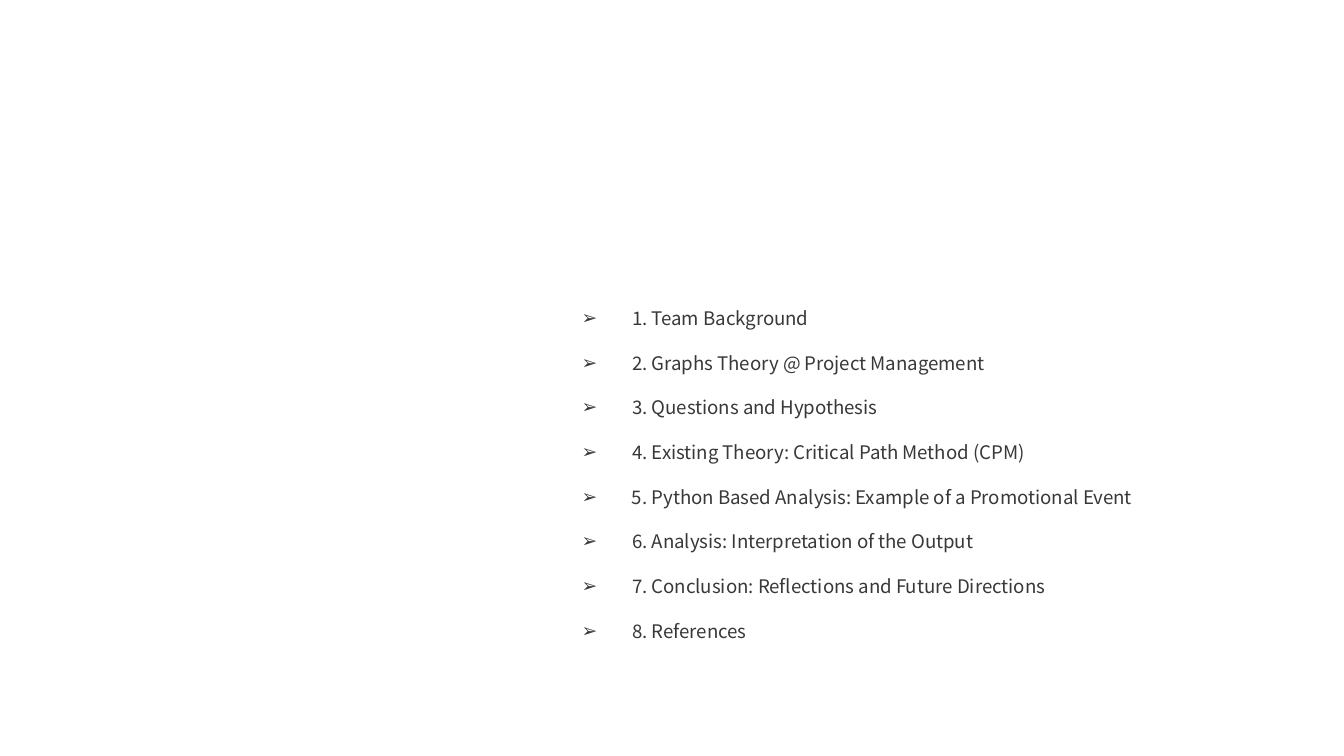
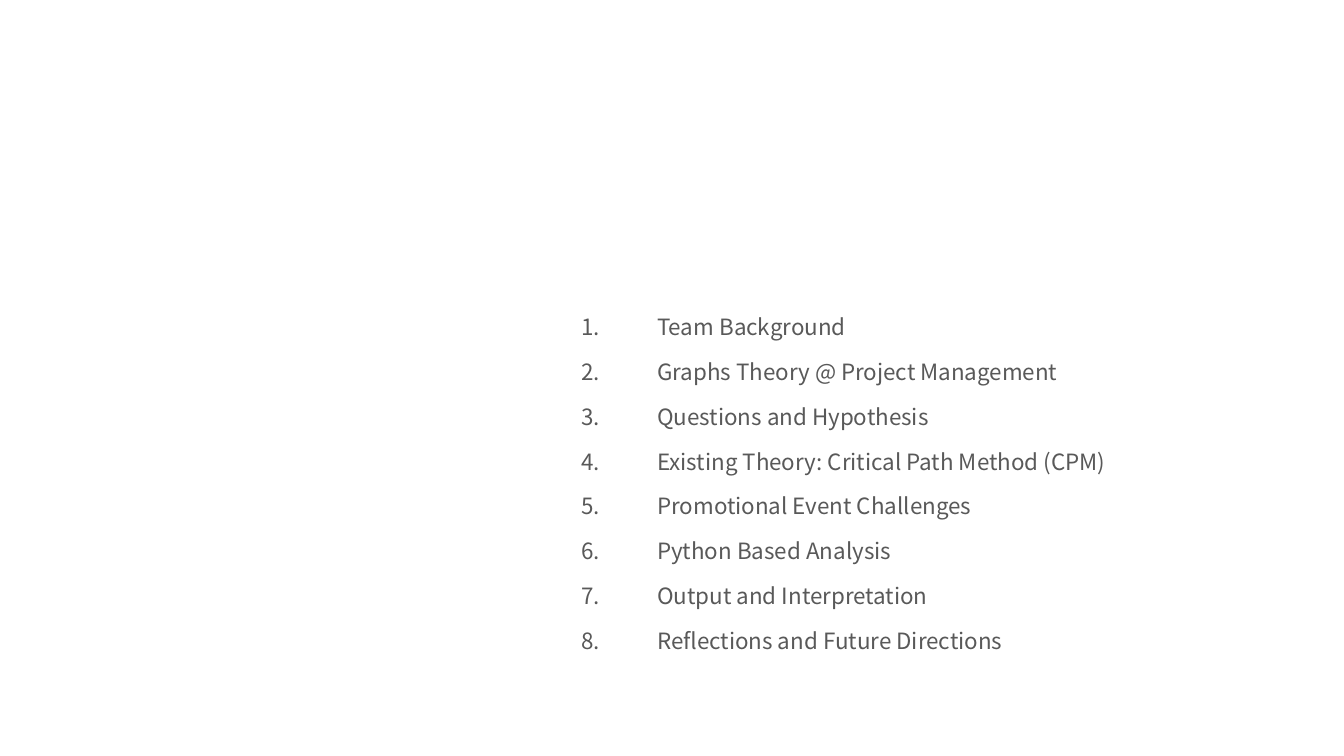
Before and after one commit to z-q-ying/CS-5002-Project, a slide deck: slide 2 of CS_5002_FinalProject_Slides_QiuyingZhou_ZhiweiZhou.pptx. Drawn at 1344x756 pixels with LibreOffice and Linux fonts; fonts in the diff are those of the drawing; background and template pictures are left out. Boxes give left, top, right and bottom in pixels: in the first picture for what was removed or moved away, otherwise in the second. Text is boxed around its words. In the diff, an @@ line names an element or a change of style, - is before the commit and + after.

```diff
--- a/CS_5002_FinalProject_Slides_QiuyingZhou_ZhiweiZhou.pptx
+++ b/CS_5002_FinalProject_Slides_QiuyingZhou_ZhiweiZhou.pptx
@@ text removed at box(632, 310, 808, 330) @@
-➢ 1. Team Background
@@ text added at box(657, 317, 1106, 649), 12 pt, text #595959 @@
+1. Team Background
+2. Graphs Theory @ Project Management
+3. Questions and Hypothesis
+4. Existing Theory: Critical Path Method (CPM)
+5. Promotional Event Challenges
+6. Python Based Analysis
+7. Output and Interpretation
+8. Reflections and Future Directions
@@ text removed at box(632, 355, 985, 375) @@
-➢ 2. Graphs Theory @ Project Management
@@ text removed at box(632, 399, 878, 419) @@
-➢ 3. Questions and Hypothesis
@@ text removed at box(632, 444, 1024, 464) @@
-➢ 4. Existing Theory: Critical Path Method (CPM)
@@ text removed at box(632, 489, 1132, 509) @@
-➢ 5. Python Based Analysis: Example of a Promotional Event
@@ text removed at box(632, 533, 973, 553) @@
-➢ 6. Analysis: Interpretation of the Output
@@ text removed at box(632, 578, 1045, 594) @@
-➢ 7. Conclusion: Reflections and Future Directions
@@ text removed at box(632, 623, 747, 639) @@
-➢ 8. References
```
Also in this commit, not shown: 8 other slides changed, 3 slides added, 8 slides removed, 1 other file.
